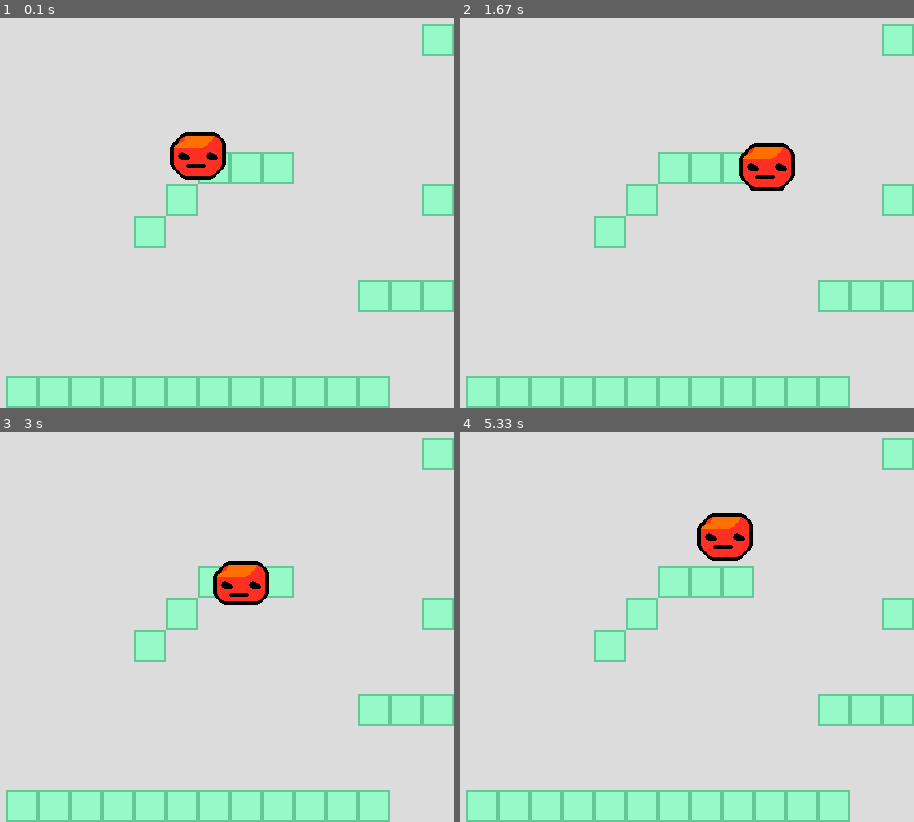
Above: before the commit, frames 1-4 (two rows, left to right).
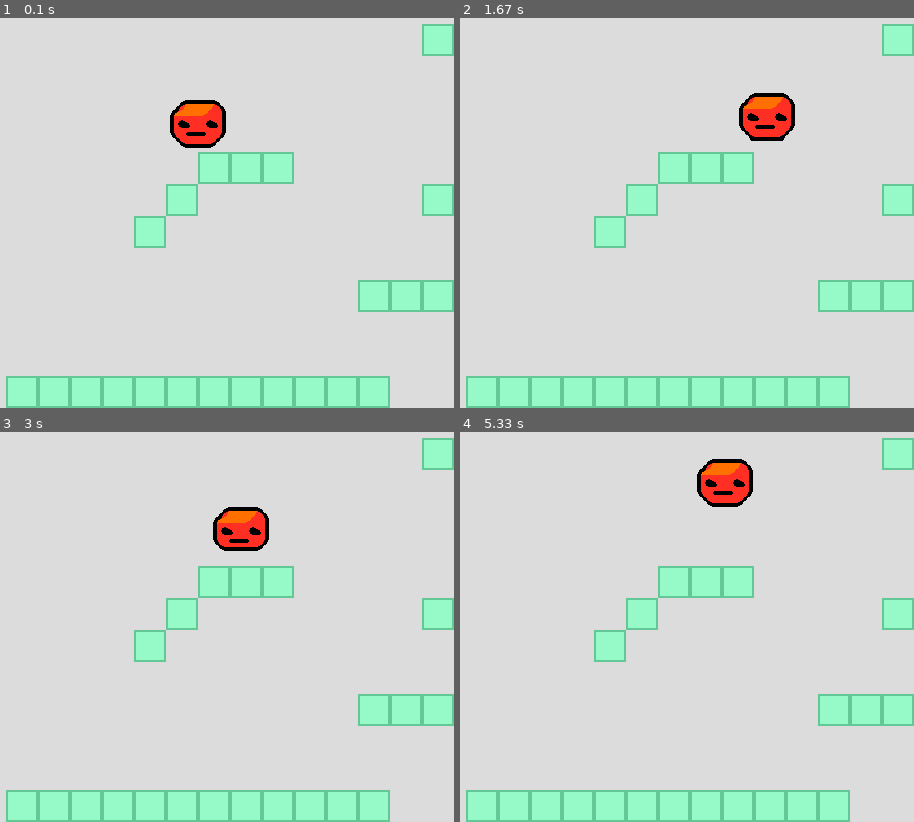
Above: after the commit, the same moments.

Repository: alberto-battistel/Experiment_with_Pygame
Game: pygame game, started from player.py
Same seed, same stepped clock (60 frames per second), same inputs: the game is played once before the commit and once after it.
Inputs:
- Up to frame 1 (0.1 s): no input
- Up to frame 2 (1.67 s): hold Right 0.33-0.8 s; hold Up 0.83-1.13 s; hold Right 1.17-1.63 s
- Up to frame 3 (3 s): hold Left 1.67-2.2 s; hold Down 2.23-2.53 s; hold Left 2.57-2.97 s
- Up to frame 4 (5.33 s): hold Up 3-3.37 s; hold Right 3.4-4.03 s; hold Down 4.07-4.43 s; hold Left 4.47-4.93 s; hold Right from 4.97 s (still down)

The runs differ from the first frame. In frame 1, 2.2% of the frame differs, in the area x 37-50%, y 21-42%; in frame 2, 2.6%, in the area x 61-74%, y 19-45%; in frame 3, 2.5%; in frame 4, 2.6%.

Commit message:
Working prototype of collision.
There are some glitches, but it rudimentally works.

Diff:
--- a/player.py
+++ b/player.py
@@ -106,10 +106,10 @@
         return pygame.sprite.spritecollide(self.sprite, self.group, dokill=False)
 
     def move_collide(self,  direction,  delta):
-        collision = {"right": [False, None],
-                            "left": [False, None],
-                            "up": [False, None],
-                            "down": [False, None], }
+        collision = {"right": None,
+                            "left": None,
+                            "top": None,
+                            "bottom": None, }
         delta_position = self.calculate_movement(direction,  delta)
         # x direction
         new_position = vec(self.sprite.position.x + delta_position.x,  self.sprite.position.y)
@@ -119,10 +119,10 @@
             for coll in collided:
                 if delta_position.x > 0:
     #                print("right collision")
-                    collision["right"] = [True,  coll.rect.left]
+                    collision["right"] = coll.rect.left
                 elif delta_position.x < 0:
     #                print("left collision")
-                    collision["left"] = [True,  coll.rect.right]
+                    collision["left"] = coll.rect.right
 
         # y direction
         new_position = vec(self.sprite.position.x, self.sprite.position.y + delta_position.y)
@@ -132,10 +132,10 @@
             for coll in collided:
                 if delta_position.y > 0:
     #                print("down collision")
-                    collision["down"] = [True,  coll.rect.top]
+                    collision["bottom"] = coll.rect.top
                 elif delta_position.y < 0:
     #                print("up collision")
-                    collision["up"] = [True,  coll.rect.bottom]
+                    collision["top"] = coll.rect.bottom
 
         return collision
 
@@ -166,7 +166,7 @@
 
     @property
     def position(self):
-        return self._position
+        return vec(self.rect.center)
 
     @position.setter
     def position(self,  value : vec):
@@ -175,8 +175,11 @@
         self.rect.center = value
 
     def move(self):
-        collision = self.physics.move_collide(self.direction,  delta=1/self.settings['FPS'])
-        print(collision)
+        self.collision = self.physics.move_collide(self.direction,  delta=1/self.settings['FPS'])
+        print(self.collision)
+        for key, value in game.player.collision.items():
+            if value:
+                setattr(self.rect, key, value)
 
     def update(self):
         self.move()
